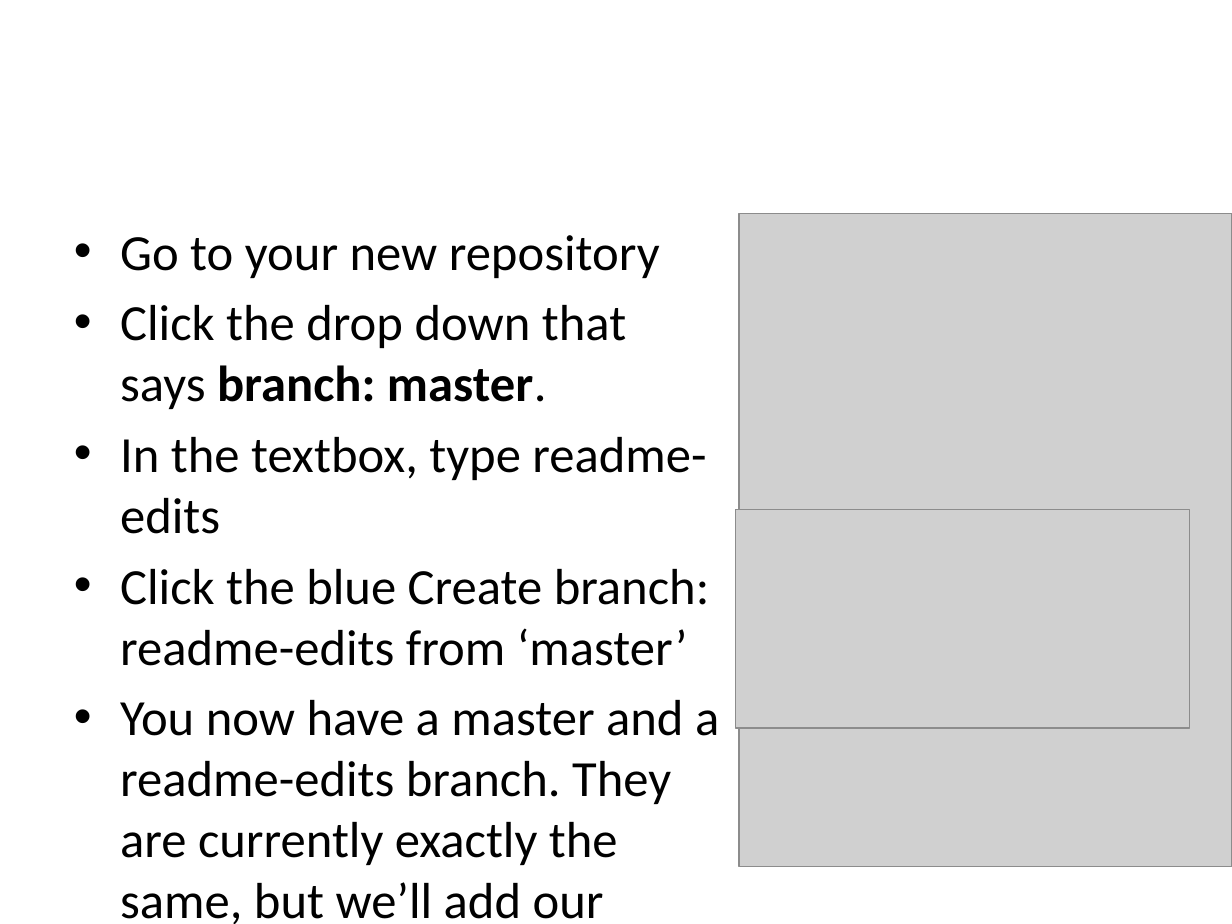
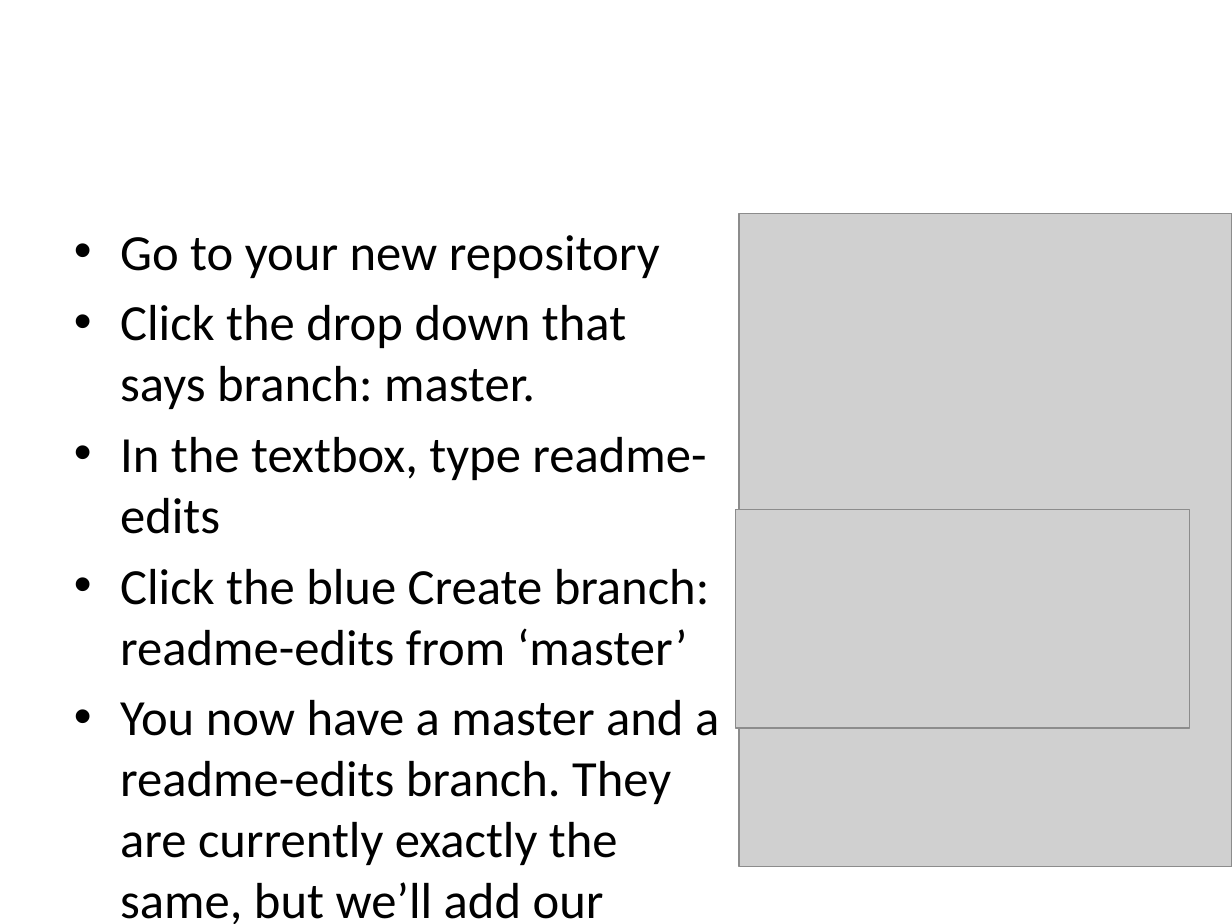
Before and after one commit to billyz313/SERVIR-Github-Demo, a slide deck: slide 8 of SERVIR_github.pptx. Drawn at 1232x924 pixels with LibreOffice and Linux fonts; fonts in the diff are those of the drawing; grey boxes stand for pictures; background and template pictures are left out. Boxes give left, top, right and bottom in pixels: in the first picture for what was removed or moved away, otherwise in the second. Text is boxed around its words. In the diff, an @@ line names an element or a change of style, - is before the commit and + after.

```diff
--- a/SERVIR_github.pptx
+++ b/SERVIR_github.pptx
@@ text at (120, 305, 626, 409): bold off in "branch: master." @@
```
Also in this commit, not shown: 4 other slides changed.
